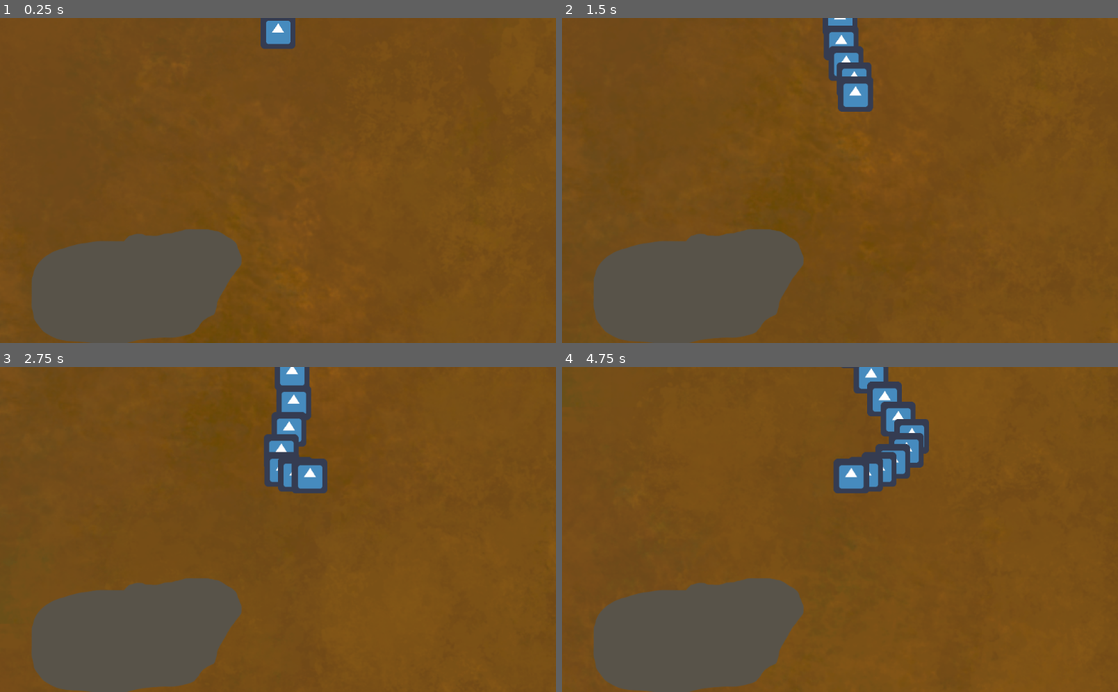
Above: before the commit, frames 1-4 (two rows, left to right).
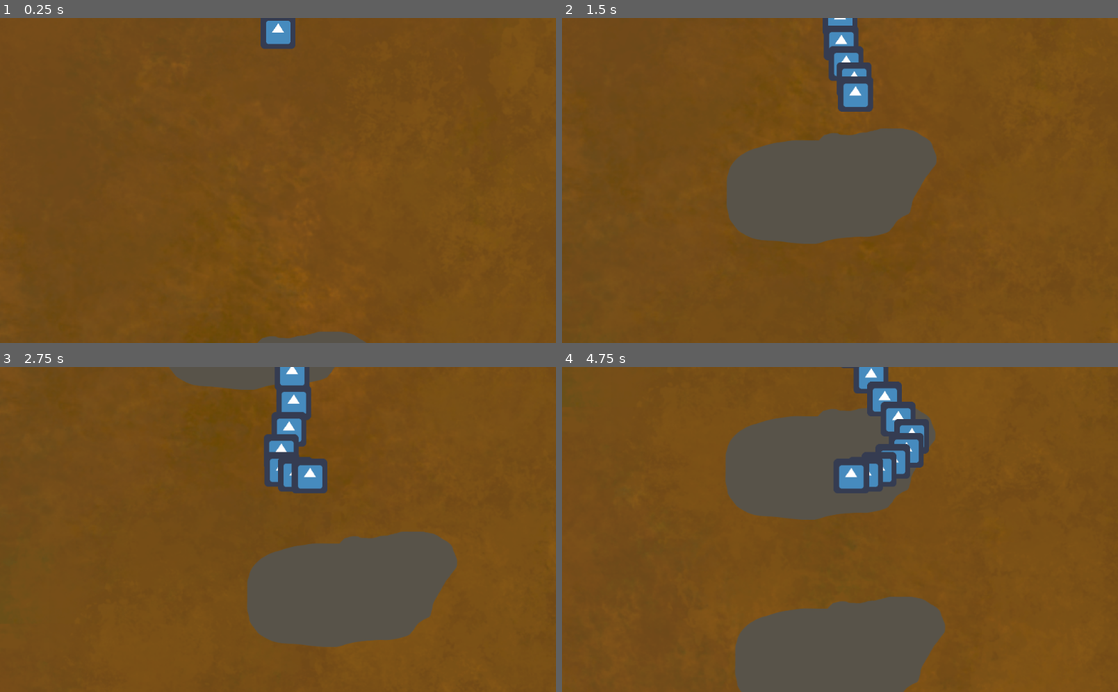
Above: after the commit, the same moments.

Repository: Lycentzia/I-am-Root
Game: Godot game, scene res://scenes/mainScreen.tscn
Same seed, same stepped clock (60 frames per second), same inputs: the game is played once before the commit and once after it. The engine's default icon, where the game draws it, is replaced by a stand-in: a white triangle on a blue panel in a dark square.
Inputs:
- Up to frame 1 (0.25 s): no input
- Up to frame 2 (1.5 s): hold Right (move_right) 0.53-1.28 s; hold Left (move_left) from 1.28 s (still down)
- Up to frame 3 (2.75 s): release Left (move_left) at 2.03 s; hold Right (move_right) from 2.03 s (still down)
- Up to frame 4 (4.75 s): release Right (move_right) at 3.53 s; hold Left (move_left) from 3.53 s (still down)

The runs differ from the first frame. In frame 1, 11% of the frame differs, in the area x 5-66%, y 64-100%; in frame 2, 20%; in frame 3, 22%; in frame 4, 24%, in the area x 5-69%, y 12-100%.

Commit message:
Falling stones

Diff:
--- a/ObjectPool.gd
+++ b/ObjectPool.gd
@@ -1,33 +1,67 @@
-extends Node2D
+extends Node
 
 ### Export variables
-export var g_copies_of_each: int = 2
+export var g_copies_of_each: int = 3
+export var g_min_x: int = 100
+export var g_max_x: int = 1000
+export var g_min_spawn_wait_ms: int = 1000
+export var g_max_spawn_wait_ms: int = 2000
+export var g_object_velocity: float = 5
 export var g_path: String = ""
-var screen_size = get_viewport_rect().size
-export var g_min_y: int = 0
-export var g_max_y: int = 600
-export var g_starting_x: int = screen_size.x
+export var g_starting_y: int = 650
 
+### Object pool globals
+var g_last_spawn_time_ms: int = 0
+var g_max_available_objects: int = 0
 var g_object_pool: Array = []
 var g_object_pool_available: Array = []
+var g_rand_spawn_wait_ms: int = 0
+
+### Constants
+const TOP_BOUND: int = 0
 
 func _ready():
 	var paths: Array = _get_full_paths(g_path)
-	print('paths')
 	for path in paths:
 		var resource = load(path)
 		for _i in g_copies_of_each:
 			var object: Node2D = resource.instance()
 			object.global_position = _get_random_global_position(object)
-#			object.global_position = Vector2(500,0)
 			g_object_pool.append(object)
 			g_object_pool_available.append(object)
 			get_parent().call_deferred('add_child_below_node', self, object)
 
-#	g_max_available_objects = paths.size() * g_copies_of_each
+	g_max_available_objects = paths.size() * g_copies_of_each
 
-func _process(_delta: float) -> void:
-	pass
+func _process(delta: float) -> void:
+	var time_diff = OS.get_system_time_msecs() - g_last_spawn_time_ms
+	if time_diff > g_rand_spawn_wait_ms:
+		var available_object = _find_and_remove_available_object()
+		if available_object:
+			available_object.global_position = _get_random_global_position(available_object)
+			available_object.start(g_object_velocity)
+			g_last_spawn_time_ms = OS.get_system_time_msecs()
+			g_rand_spawn_wait_ms = rand_range(g_min_spawn_wait_ms, g_max_spawn_wait_ms)
+		_add_to_available_objects()
+
+func _add_to_available_objects() -> void:
+	for object in g_object_pool:
+		if object.is_inside_tree() and object.global_position.y < TOP_BOUND:
+			object.global_position = _get_random_global_position(object)
+			object.reset()
+			g_object_pool_available.append(object)
+
+	assert(g_object_pool_available.size() <= g_max_available_objects)
+
+# Returns and removes a random object from the pool of available objects,
+# if one exists.
+func _find_and_remove_available_object() -> Node2D:
+	if g_object_pool_available.size() == 0:
+		return null
+	var available_index: int = randi() % g_object_pool_available.size()
+	var available_object: Node2D = g_object_pool_available[available_index]
+	g_object_pool_available.remove(available_index)
+	return available_object
 
 # Given a path to either a file or directory, returns a list of all the paths
 # for which we should instance a resource.
@@ -47,12 +81,12 @@
 # passed-in object at.
 func _get_random_global_position(object: Node2D) -> Vector2:
 	var texture_height: float = object.get_height()
-	var starting_y: float = rand_range(g_min_y, g_max_y) - (texture_height / 2)
-	return Vector2(g_starting_x, starting_y)
+	var starting_x: float = rand_range(g_min_x, g_max_x) - (texture_height / 2)
+	return Vector2(starting_x, g_starting_y)
 
 # Given a path to a directory, returns the names of all
 # files in that directory.
-# @param path the path to a directory, e.g. "res://scenes/characters/""
+# @param path the path to a directory, e.g. "res://scenes/characters"
 # @return the names of all files in that directory, e.g. ["CaptainHook.tscn"]
 func _list_files_in_directory(path: String) -> Array:
 	var files: Array = []
--- a/Stone.gd
+++ b/Stone.gd
@@ -1,5 +1,19 @@
 extends StaticBody2D
+
+# Initially at 0, characters are made to move by the ObjectPool.
+var g_velocity: float = 0
+
+func _process(_delta: float) -> void:
+	position.y += g_velocity
 
 # @note: for ObjectPool.
 func get_height() -> float:
 	return $Sprite.texture.get_size().y * scale.y * $Sprite.scale.y
+
+# @note: for ObjectPool.
+func reset() -> void:
+	g_velocity = 0
+
+# @note: for ObjectPool.
+func start(velocity: float) -> void:
+	g_velocity = -velocity
--- a/project.godot
+++ b/project.godot
@@ -13,6 +13,10 @@
 config/name="I-am-root"
 run/main_scene="res://scenes/mainScreen.tscn"
 config/icon="res://icon.png"
+
+[display]
+
+window/size/resizable=false
 
 [gui]
 
--- a/scenes/obstacle/Stone.tscn
+++ b/scenes/obstacle/Stone.tscn
@@ -4,8 +4,9 @@
 [ext_resource path="res://assets/obstacle/Stone.png" type="Texture" id=2]
 
 [node name="Stone" type="StaticBody2D"]
+position = Vector2( 0, 599 )
 script = ExtResource( 1 )
 
 [node name="Sprite" type="Sprite" parent="."]
-position = Vector2( 248, 496 )
+position = Vector2( -7, 159 )
 texture = ExtResource( 2 )
